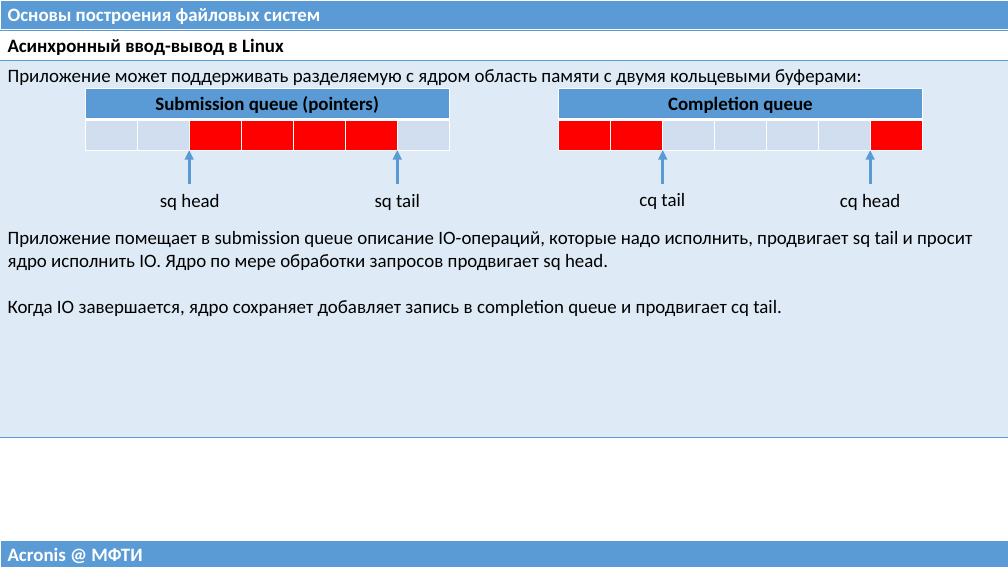
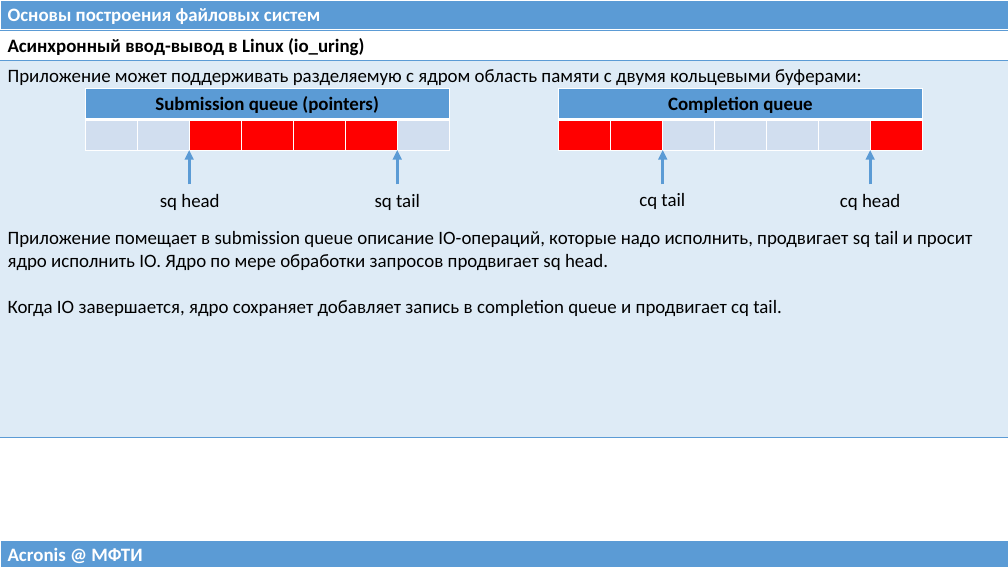
Before and after one commit to 75cc8545e7b021ed280ed0ef99fc7fc4/filesystems-101, a slide deck: slide 41 of talks/src/class02.pptx (slide 34 before the commit). Drawn at 1008x567 pixels with LibreOffice and Linux fonts; fonts in the diff are those of the drawing. Boxes give left, top, right and bottom in pixels: in the first picture for what was removed or moved away, otherwise in the second. Text is boxed around its words. In the diff, an @@ line names an element or a change of style, - is before the commit and + after.

```diff
--- a/talks/src/class02.pptx
+++ b/talks/src/class02.pptx
@@ table at [0,30,1008,431] @@
-row 1, column 1: Асинхронный ввод-вывод в Linux
+row 1, column 1: Асинхронный ввод-вывод в Linux (io_uring)
```
Also in this commit, not shown: 9 other slides changed, 7 slides added, 1 other file.
